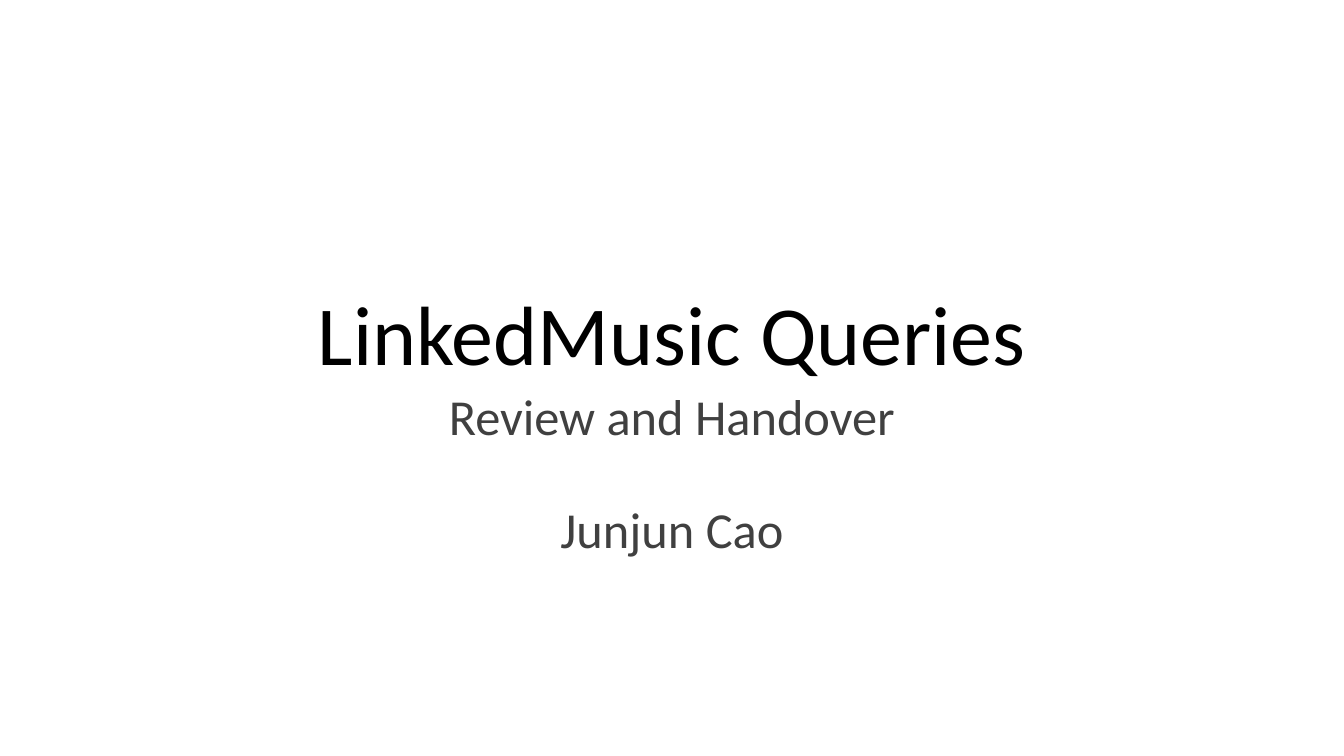
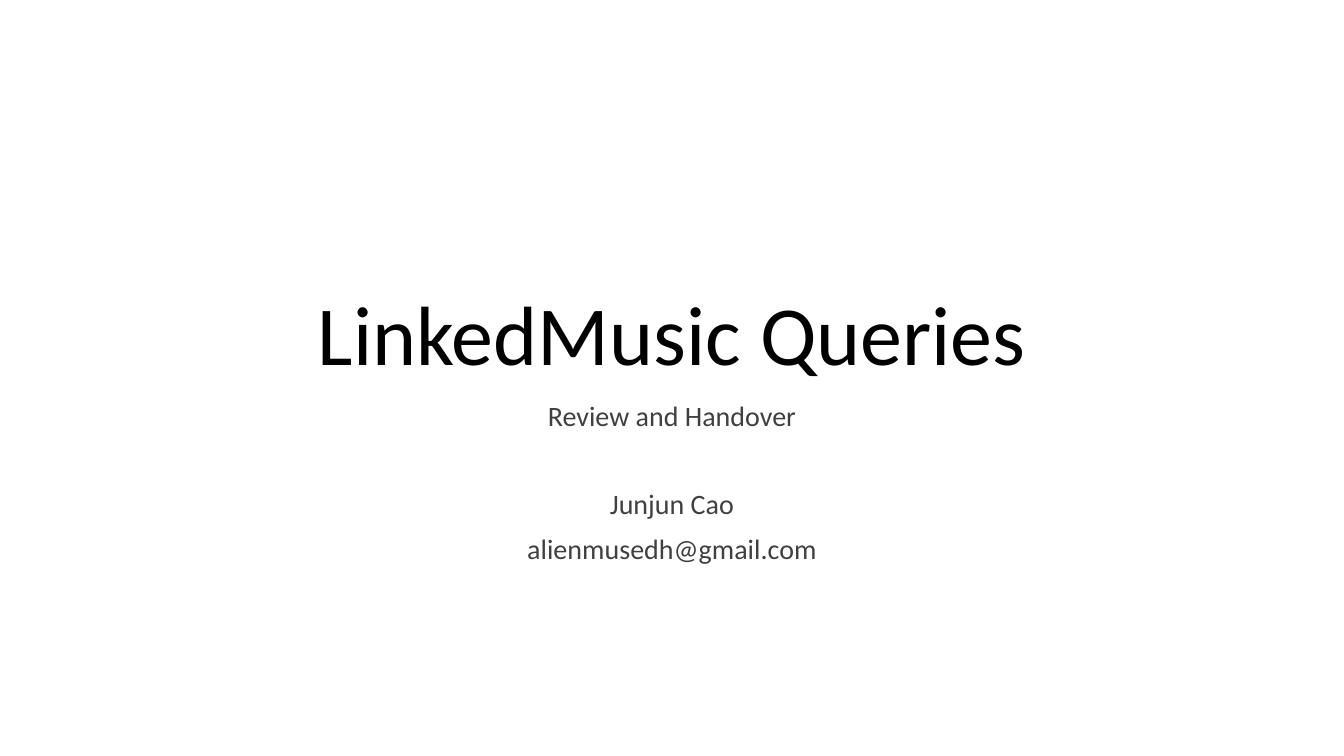
Before and after one commit to DDMAL/linkedmusic-queries, a slide deck: slide 1 of handOver_generalReviewOf_LinkedMusicQueries2024-2025.pptx. Drawn at 1344x756 pixels with LibreOffice and Linux fonts; fonts in the diff are those of the drawing. Boxes give left, top, right and bottom in pixels: in the first picture for what was removed or moved away, otherwise in the second. Text is boxed around its words. In the diff, an @@ line names an element or a change of style, - is before the commit and + after.

```diff
--- a/handOver_generalReviewOf_LinkedMusicQueries2024-2025.pptx
+++ b/handOver_generalReviewOf_LinkedMusicQueries2024-2025.pptx
@@ subtitle at <box>548,406,796,519</box>: size 36 to 20 pt in "Review and Handover", "Junjun Cao"; line spacing 0.7 to 0.9 @@
@@ subtitle at <box>527,539,816,564</box>: paragraph added @@
+alienmusedh@gmail.com
```
Also in this commit, not shown: 9 other slides changed, 3 slides added.
